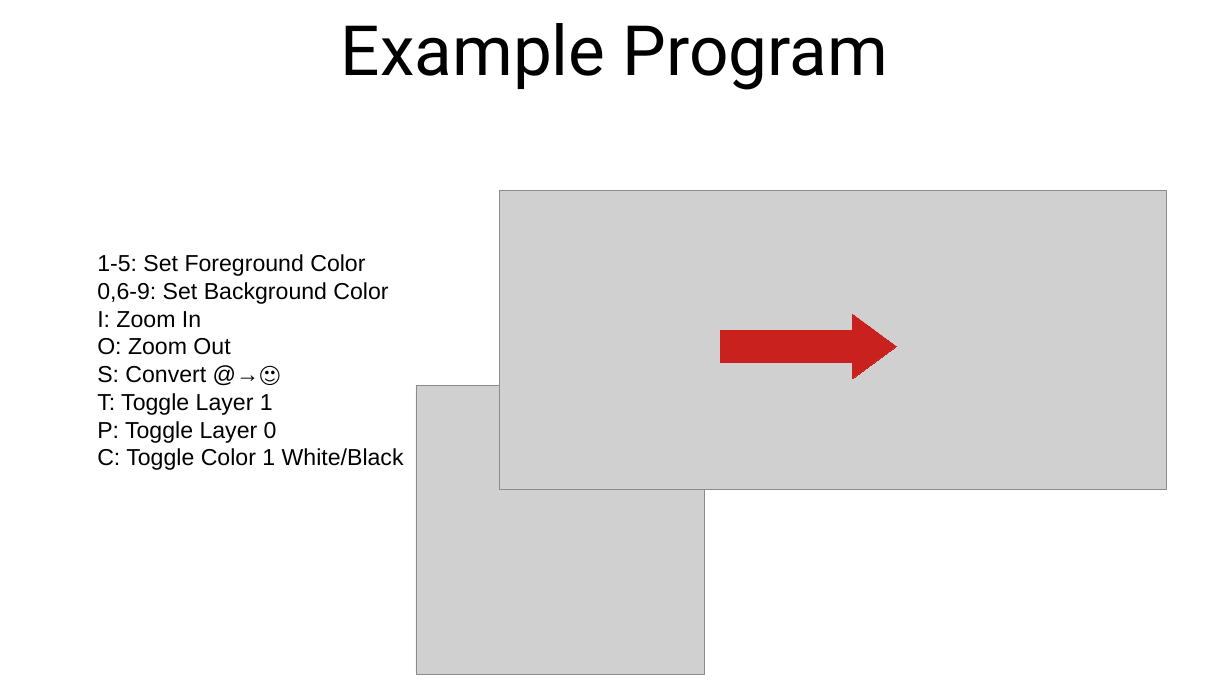
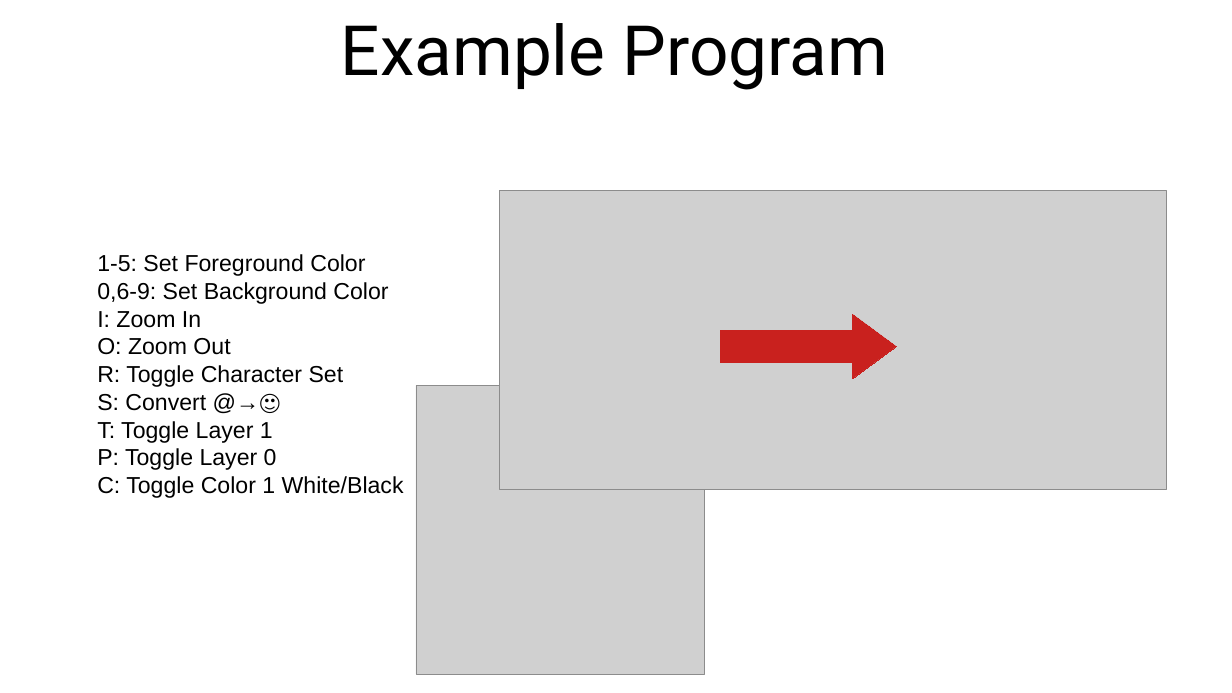
Before and after one commit to SlithyMatt/x16-assembly-tutorial, a slide deck: slide 17 of Lesson9/Lesson9.odp (slide 16 before the commit). Drawn at 1232x693 pixels with LibreOffice and Linux fonts; fonts in the diff are those of the drawing; grey boxes stand for pictures. Boxes give left, top, right and bottom in pixels: in the first picture for what was removed or moved away, otherwise in the second. Text is boxed around its words. In the diff, an @@ line names an element or a change of style, - is before the commit and + after.

Commit message:
Lesson 9 Slides and Program complete

```diff
--- a/Lesson9/Lesson9.odp
+++ b/Lesson9/Lesson9.odp
@@ text at (97,365,344,387): paragraph added @@
+R: Toggle Character Set
```
Also in this commit, not shown: 2 other slides changed, 1 slide added, 2 other files.
